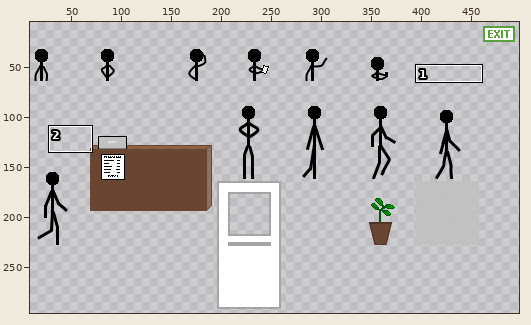
Sprite sheet, stored at GMTK2024.Shared/Content/Background.png. Above: a wide view before the commit, with the close-up outlined.
Close-up. Old version:
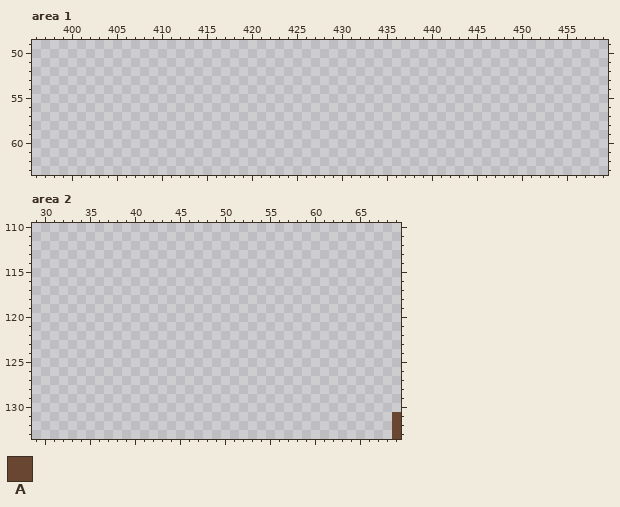
The file is 512x512 pixels. Pixels under 10% opacity are left out. Colours within 5 levels of each other are drawn and written as one. Shown: area 1: x 396..459, y 49..63; area 2: x 29..69, y 110..133. The old version is drawn lined up with the new one. The wide view leaves out empty margins. The commit also changed other parts of the picture, which this record leaves out.
Palette (. is transparent): A #684631
Pixels before, area 2, first column x 69:
131 A
132 A
133 A
And afterwards:
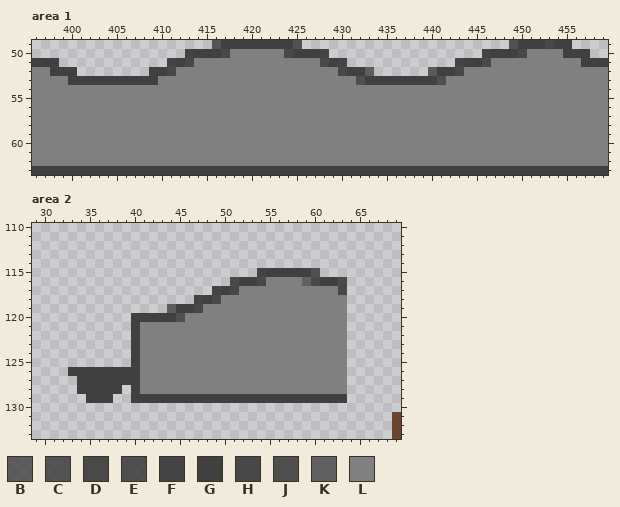
Colours new in this view: B #3f3f3fc9  C #3f3f3fd9  D #3f3f3fec  E #404040e2  F #404040f7  G #404040  H #484848fe  J #494949f3  K #5d5d5df7  L #808080
The edit:
drawings rearranged on the sheet (the old picture shows each at its new place)
Area 1:
The edit adds colour B in row 52 at x 433 and 440.
The edit adds colour C in row 49 at x 416, 425 and 449.
The edit adds colour F in row 50 at x 413, 428 and 446; in row 51 at x 411, 430 and 443.
The edit adds colour G in row 49 at x 417 to 424, 450 to 452 and 454 to 455; in row 50 at x 414 to 416, 425 to 427, 447 to 449 and 455 to 457; in row 51 at x 396 to 398, 412, 429, 444 to 445 and 457 to 459; in row 52 at x 398 to 400, 409 to 410, 431 to 432 and 441 to 442; in row 53 at x 400 to 409 and 433 to 440; in row 63 at x 396 to 459.
The edit adds colour H in row 49 at x 453; in row 50 at x 417, 424 and 450; in row 51 at x 413, 428 and 446; in row 52 at x 411, 430 and 443.
The edit adds colour J in row 53 at x 432 and 441.
The edit adds colour L in row 50 at x 418 to 423 and 451 to 454; in row 51 at x 414 to 427 and 447 to 456; in row 52 at x 396 to 397, 412 to 429 and 444 to 459; in row 53 at x 396 to 399, 410 to 431 and 442 to 459; in rows 54 to 62 at x 396 to 459.
Area 2:
The edit adds colour B in row 119 at x 44.
The edit adds colour D in row 116 at x 51 and 63.
The edit adds colour E in row 115 at x 60.
The edit adds colour F in row 115 at x 54; in row 117 at x 49; in row 118 at x 47.
The edit adds colour G in row 115 at x 55 to 59; in row 116 at x 52 to 53 and 61 to 62; in row 117 at x 50; in row 118 at x 48; in row 119 at x 45 to 46; in row 120 at x 40 to 44.
The edit adds colour G in rows 121 to 125 at x 40; in row 126 at x 33 to 40; in row 127 at x 34 to 40; in row 128 at x 34 to 38 and 40; in row 129 at x 35 to 37 and 40 to 63.
The edit adds colour H in row 116 at x 54 and 60; in row 117 at x 51 and 63; in row 118 at x 49; in row 119 at x 47.
The edit adds colour J in row 120 at x 45.
The edit adds colour K in row 116 at x 59.
The edit adds colour L in row 116 at x 55 to 58; in row 117 at x 52 to 62; in row 118 at x 50 to 63; in row 119 at x 48 to 63; in row 120 at x 46 to 63; in rows 121 to 128 at x 41 to 63.
